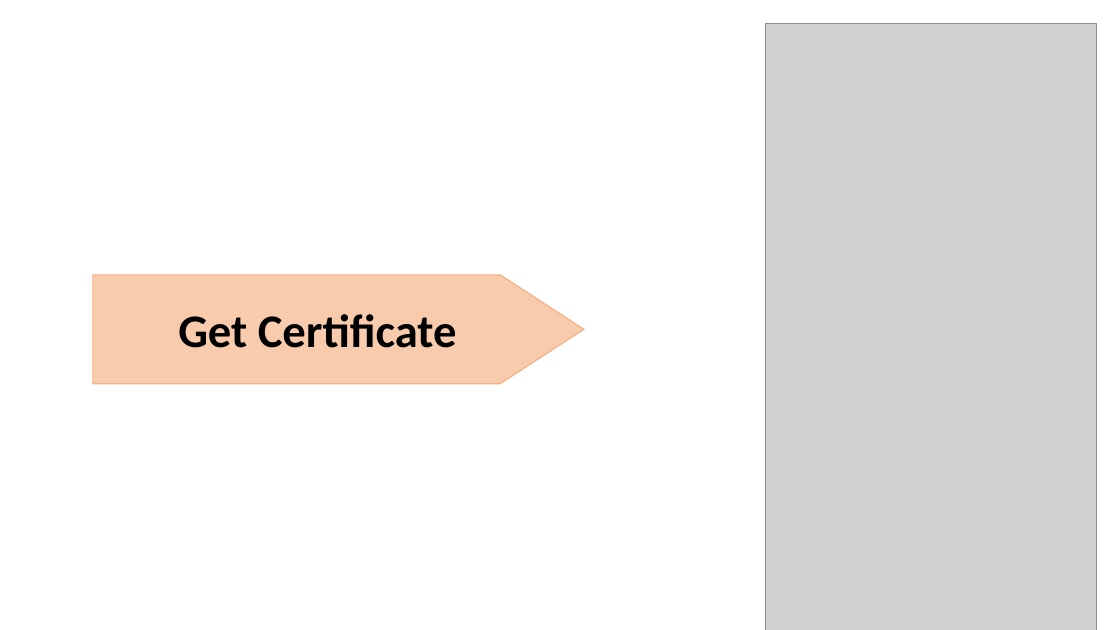
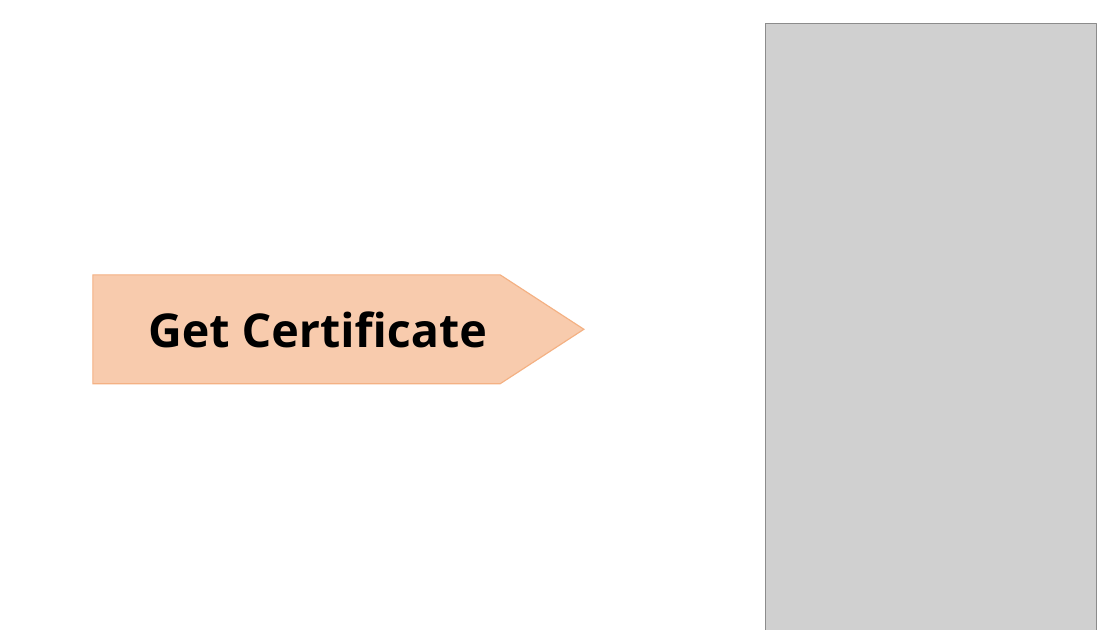
Before and after one commit to Lamasolh/Nabad, a slide deck: slide 3 of safeguarding/en/lessons/quiz.pptx. Drawn at 1120x630 pixels with LibreOffice and Linux fonts; fonts in the diff are those of the drawing; grey boxes stand for pictures; background and template pictures are left out. Boxes give left, top, right and bottom in pixels: in the first picture for what was removed or moved away, otherwise in the second. Text is boxed around its words. In the diff, an @@ line names an element or a change of style, - is before the commit and + after.

```diff
--- a/safeguarding/en/lessons/quiz.pptx
+++ b/safeguarding/en/lessons/quiz.pptx
@@ pentagon arrow "Get Certificate" at (x1=93, y1=275, x2=585, y2=384): font Calibri to Open Sans, letter outline #ED7D31 0.52 pt to none @@
```
Also in this commit, not shown: 1 other slide changed, 33 other files.
